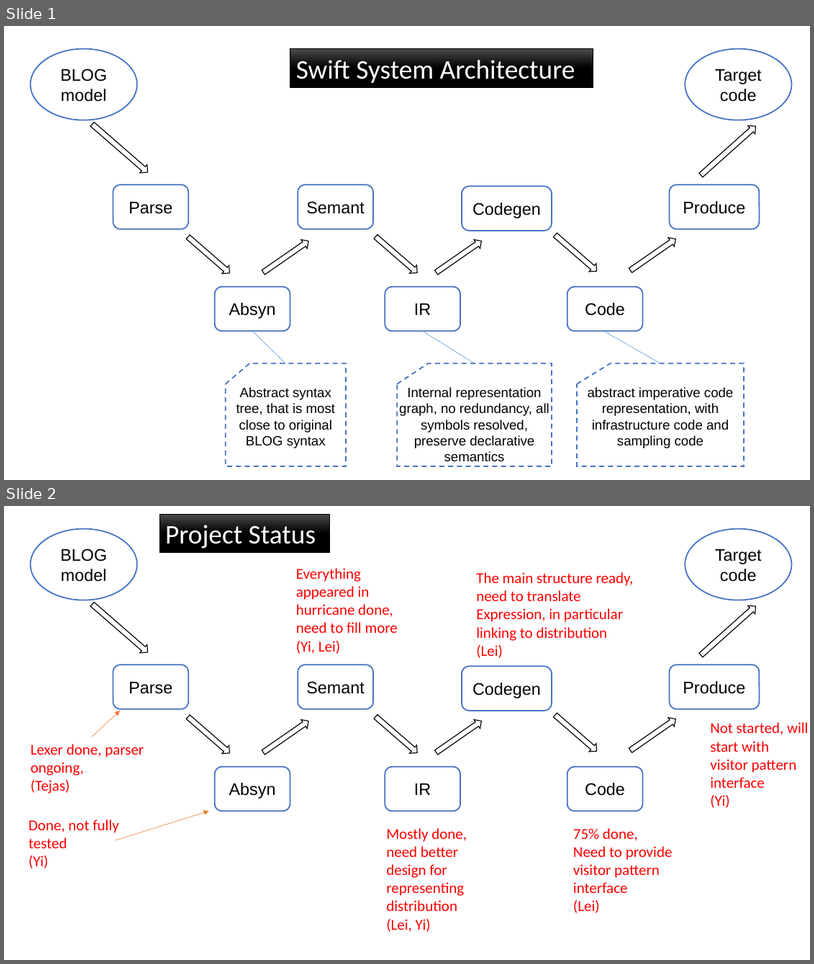
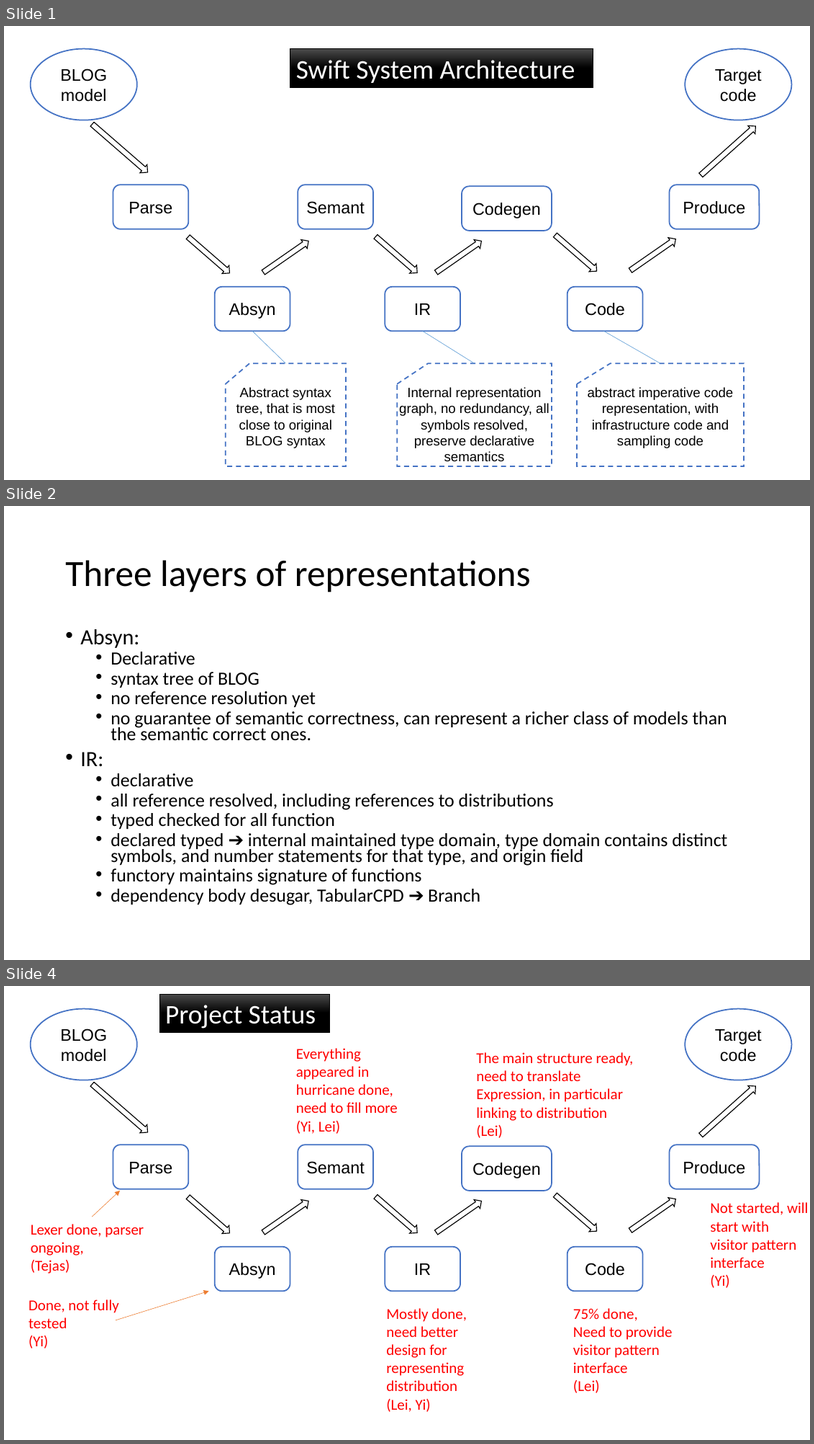
Before and after one commit to lileicc/swift, a slide deck: design/swift-architecture.pptx. Shown one above the other, each under a label of ours: slides 1 and 2 before the commit, slides 1, 2 and 4 after it; the slides between them are not shown. The pictures are 814x964 and 814x1444 pixels, drawn with LibreOffice and Linux fonts; fonts in the diff are those of the drawing. Boxes give left, top, right and bottom in pixels: in the first picture for what was removed or moved away, otherwise in the second. Text is boxed around its words. In the diff, an @@ line names an element or a change of style, - is before the commit and + after.

```diff
--- a/design/swift-architecture.pptx
+++ b/design/swift-architecture.pptx
@@ slide 2 added at [4, 506, 810, 960], background #FFFFFF @@
@@ title added at [65, 560, 531, 592], 44 pt, text #000000 @@
+Three layers of representations
@@ text added at [80, 629, 728, 905], 22.2 pt, text #000000 @@
+• Absyn:
+  • Declarative
+  • syntax tree of BLOG
+  • no reference resolution yet
+  • no guarantee of semantic correctness, can represent a richer class of models than the semantic correct ones.
+• IR:
+  • declarative
+  • all reference resolved, including references to distributions
+  • typed checked for all function
+  • declared typed ➔ internal maintained type domain, type domain contains distinct symbols, and number statements for that type, and origin field
+  • functory maintains signature of functions
+  • dependency body desugar, TabularCPD ➔ Branch
@@ what was slide 2 is now slide 4 @@
```
Also in this commit, not shown: 1 other slide added.
